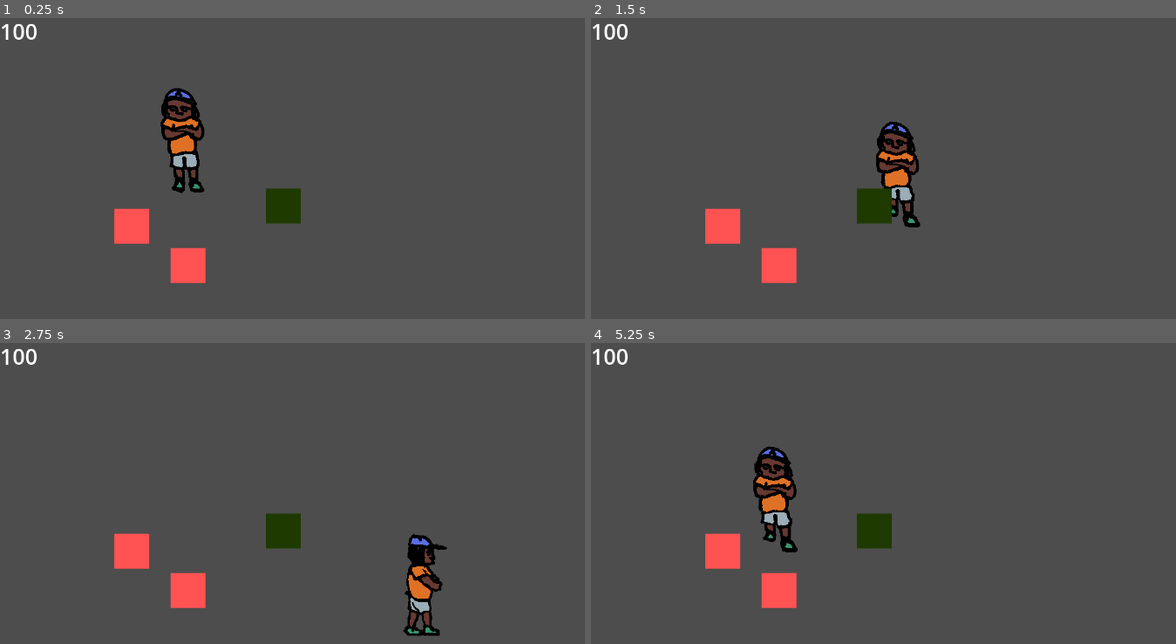
Above: before the commit, frames 1-4 (two rows, left to right).
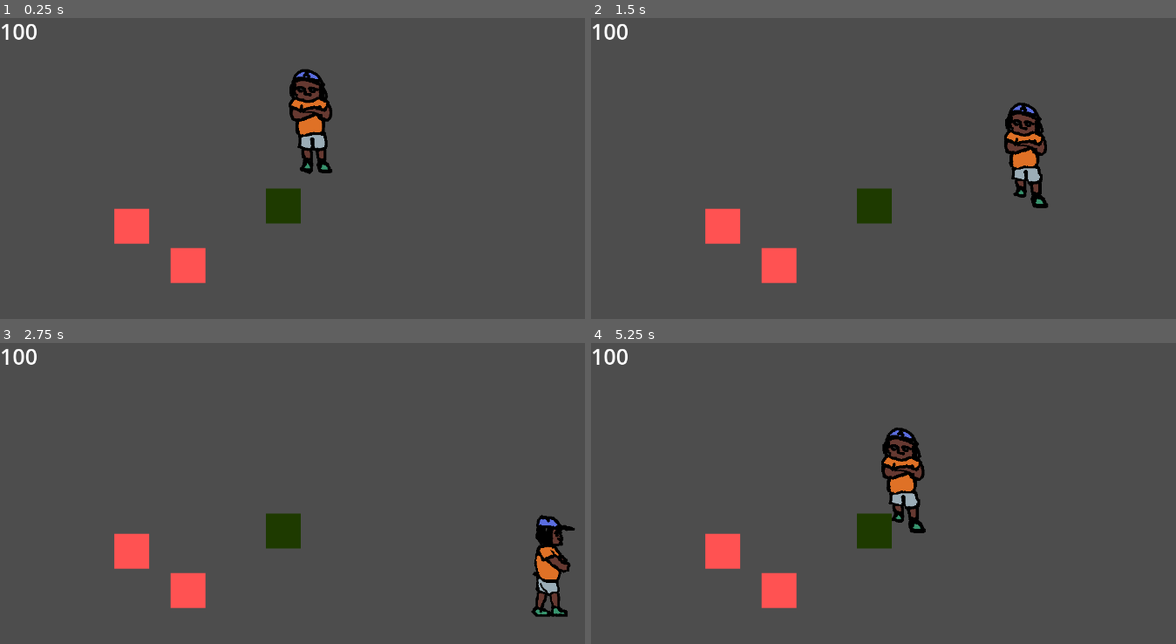
Above: after the commit, the same moments.

Repository: vadossso3/game
Game: Godot game, scene res://scenes/main.tscn
Two runs of this game, one before a commit and one after it. Both use one fixed random seed, a clock stepped at 60 frames per second and the inputs below.
Inputs:
- Up to frame 1 (0.25 s): no input
- Up to frame 2 (1.5 s): hold Right (move_right) 0.53-1.28 s; hold Down (move_down) from 1.28 s (still down)
- Up to frame 3 (2.75 s): release Down (move_down) at 2.03 s; hold Right (move_right) from 2.03 s (still down)
- Up to frame 4 (5.25 s): release Right (move_right) at 2.78 s; hold Up (move_up) 2.78-3.53 s; hold Left (move_left) 3.53-5.03 s; hold Down (move_down) from 5.03 s (still down)

The runs differ from the first frame. In frame 1, 3.6% of the frame differs, in the area x 27-57%, y 17-59%; in frame 2, 3.5%; in frame 3, 3.0%; in frame 4, 3.6%.

Commit message:
code clean up

Diff:
--- a/scenes/main.tscn
+++ b/scenes/main.tscn
@@ -13,7 +13,7 @@
 
 [node name="Player" parent="." instance=ExtResource("1_7qr8g")]
 material = SubResource("CanvasItemMaterial_0ut3v")
-position = Vector2(287, 185)
+position = Vector2(522, 150)
 
 [node name="HealthPotion" parent="." instance=ExtResource("2_1cuwt")]
 position = Vector2(242, 385)
--- a/scenes/player.tscn
+++ b/scenes/player.tscn
@@ -8,7 +8,7 @@
 [ext_resource type="Texture2D" uid="uid://cog6hj0auvqlv" path="res://assets/Негр стоит-Sheet.png" id="6_tny1q"]
 
 [sub_resource type="RectangleShape2D" id="RectangleShape2D_bcdjo"]
-size = Vector2(96.125, 142)
+size = Vector2(71, 191)
 
 [sub_resource type="AtlasTexture" id="AtlasTexture_xn1uk"]
 atlas = ExtResource("2_mtb6e")
@@ -224,11 +224,11 @@
 script = ExtResource("1_h6h1p")
 
 [node name="CollisionShape2D" type="CollisionShape2D" parent="."]
-position = Vector2(48, 46)
+position = Vector2(49.5, 47.5)
 shape = SubResource("RectangleShape2D_bcdjo")
 metadata/_edit_group_ = true
 
 [node name="AnimatedSprite2D" type="AnimatedSprite2D" parent="."]
 position = Vector2(41, 36)
 sprite_frames = SubResource("SpriteFrames_j5jv7")
-animation = &"move down"
+animation = &"stay"
--- a/scripts/player.gd
+++ b/scripts/player.gd
@@ -1,9 +1,11 @@
 extends Area2D
 
 const SPEED = 300.0
+var health = 100
 
 signal hit
 @onready var animated_sprite = $AnimatedSprite2D
+
 func _process(delta: float) -> void:
 	var velocity = Vector2.ZERO
 
@@ -22,14 +24,11 @@
 	else:
 		animated_sprite.play("stay")
 
-
 	if velocity.length() > 0:
 		velocity = velocity.normalized() * SPEED
 
+	position += velocity * delta
 
-
-
-	position += velocity * delta
 
 
 func _on_area_entered(area: Area2D) -> void:
